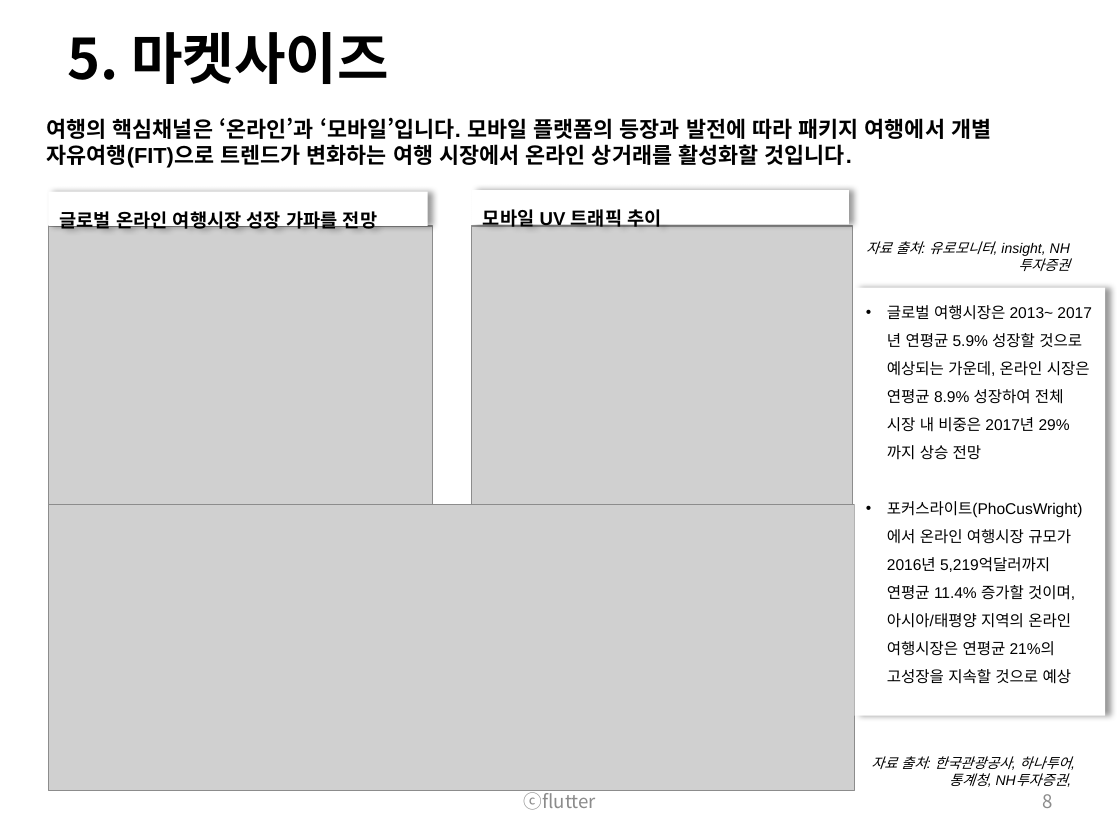
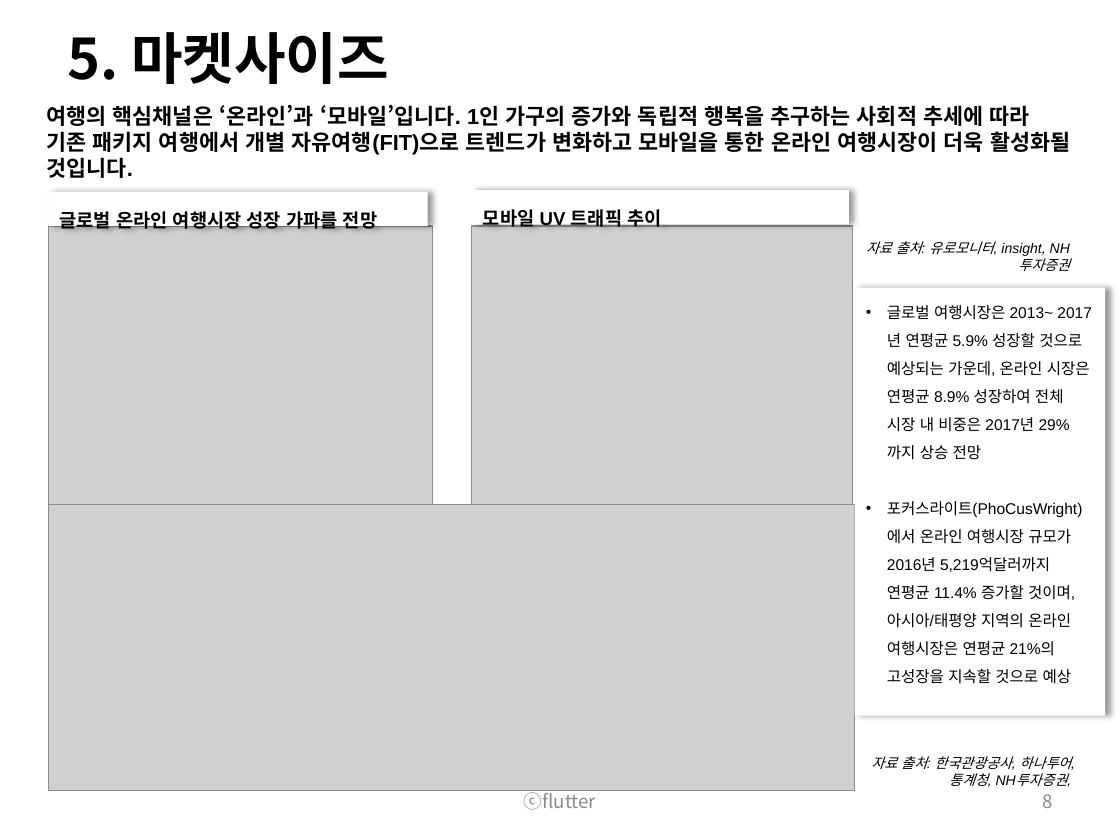
Before and after one commit to wooramc/soop_rep, a slide deck: slide 8 of flutter business plan_Dcamp.pptx. Drawn at 1120x840 pixels with LibreOffice and Linux fonts; fonts in the diff are those of the drawing; grey boxes stand for pictures. Boxes give left, top, right and bottom in pixels: in the first picture for what was removed or moved away, otherwise in the second. Text is boxed around its words. In the diff, an @@ line names an element or a change of style, - is before the commit and + after.

```diff
--- a/flutter business plan_Dcamp.pptx
+++ b/flutter business plan_Dcamp.pptx
@@ text at (46,104,1070,178): text changed @@
-여행의 핵심채널은 ‘온라인’과 ‘모바일’입니다. 모바일 플랫폼의 등장과 발전에 따라 패키지 여행에서 개별 자유여행(FIT)으로 트렌드가 변화하는 여행 시장에서 온라인 상거래를 활성화할 것입니다.
+여행의 핵심채널은 ‘온라인’과 ‘모바일’입니다. 1인 가구의 증가와 독립적 행복을 추구하는 사회적 추세에 따라 기존 패키지 여행에서 개별 자유여행(FIT)으로 트렌드가 변화하고 모바일을 통한 온라인 여행시장이 더욱 활성화될 것입니다.
```
Also in this commit, not shown: 3 other slides changed, 1 other file.
